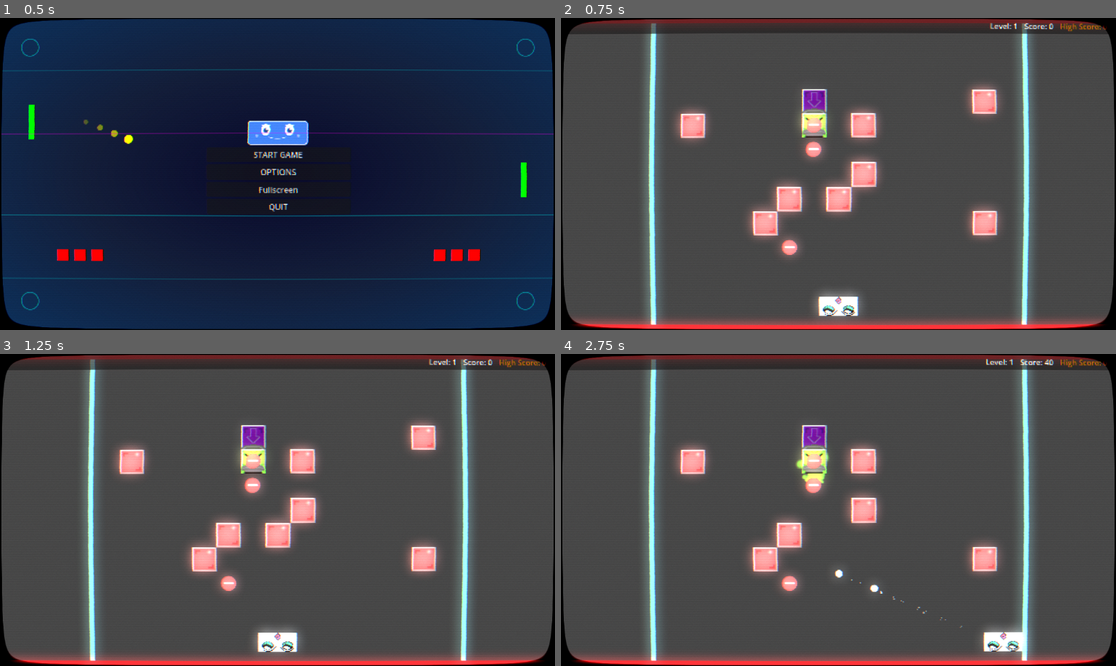
Above: before the commit, frames 1-4 (two rows, left to right).
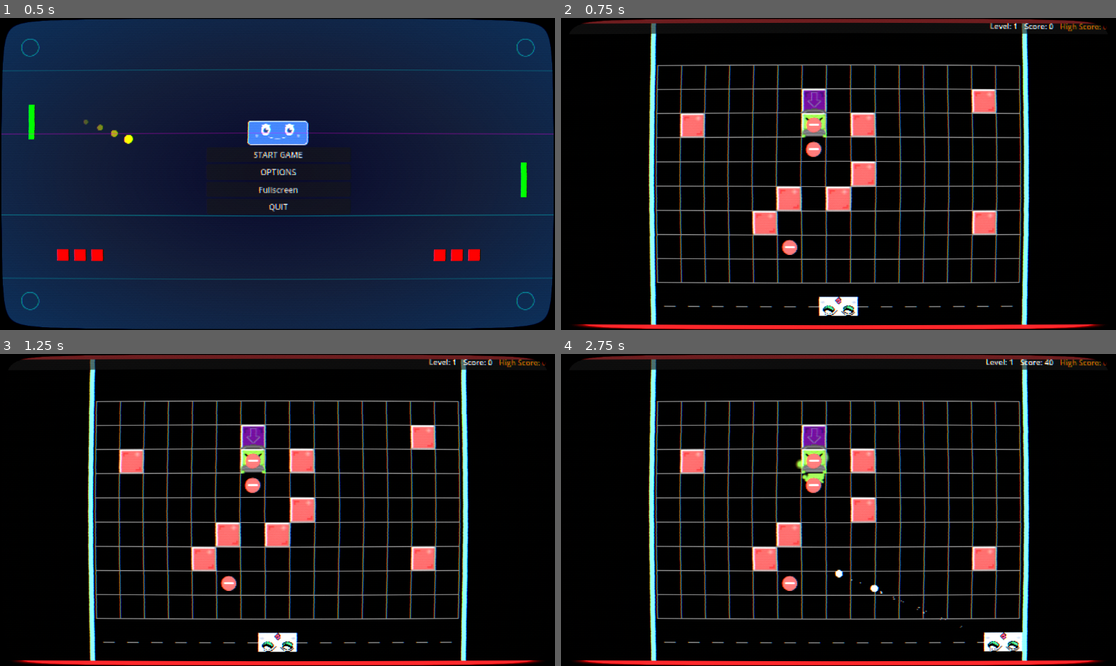
Above: after the commit, the same moments.

Repository: Nicheen/NotPong2025
Game: Godot game, scene res://scenes/menus/main_menu.tscn
The game is run twice, just before and just after one commit, with the same random seed, the same clock (stepped at 60 frames per second) and the same inputs.
Inputs (mouse positions are in pixels of both pictures, inside the frame that each line leads up to):
- Up to frame 1 (0.5 s): no input
- Up to frame 2 (0.75 s): click "START GAME" at 0.5 s
- Up to frame 3 (1.25 s): no input
- Up to frame 4 (2.75 s): tap Enter (ui_accept) at 1.25, 1.52, 2.27 s; move the mouse to (960, 494) at 1.27 s; hold D (move_right) 1.28-2.03 s; click (960, 494) at 1.35 s; move the mouse to (727, 525) at 2.02 s; hold S (teleport_down) from 2.03 s (still down); click (727, 525) at 2.1 s

Frame 1 is identical in both runs. In frame 2, 93% of the frame differs, in the area x 0-100%, y 1-100%; in frame 3, 93%; in frame 4, 93%.

Commit message:
Background and Glow

Diff:
--- a/NOTPONG/scenes/main.tscn
+++ b/NOTPONG/scenes/main.tscn
@@ -1,6 +1,7 @@
-[gd_scene load_steps=22 format=3 uid="uid://b5flfw85xnn3s"]
+[gd_scene load_steps=23 format=3 uid="uid://b5flfw85xnn3s"]
 
 [ext_resource type="Script" uid="uid://c2dkvm0rwmi1d" path="res://scripts/main.gd" id="1_elqb8"]
+[ext_resource type="Texture2D" uid="uid://003gl8sksmsl" path="res://images/RutnatBakgrund.png" id="2_tbgi4"]
 [ext_resource type="Script" uid="uid://8fvtdceyak8j" path="res://scripts/level_manager.gd" id="3_0bbpv"]
 [ext_resource type="PackedScene" uid="uid://dc25tu6hyq1e2" path="res://scenes/menus/hud.tscn" id="3_sugp2"]
 [ext_resource type="Script" path="res://scenes/bounds.gd" id="5_tbgi4"]
@@ -95,12 +96,19 @@
 glow_enabled = true
 glow_levels/4 = 0.5
 glow_levels/5 = 0.3
+glow_normalized = true
+glow_intensity = 0.1
 glow_blend_mode = 1
 glow_hdr_threshold = 0.9
 glow_hdr_scale = 0.0
 
 [node name="Main" type="Node2D"]
 script = ExtResource("1_elqb8")
+
+[node name="Background" type="Sprite2D" parent="."]
+z_index = -2
+position = Vector2(576, 324)
+texture = ExtResource("2_tbgi4")
 
 [node name="Borders" type="Node2D" parent="."]
 
Binary file added: NOTPONG/images/RutnatBakgrund.png
Not shown, added: NOTPONG/images/RutnatBakgrund.png.import
